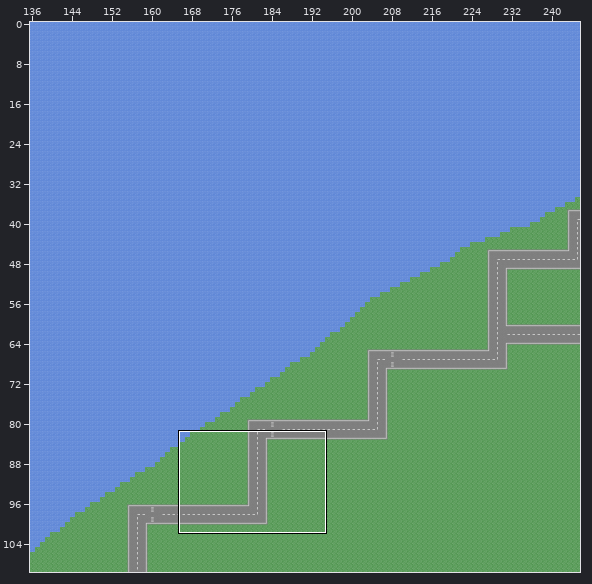
A Tiled map gets an edit: Kungsholmen-android/assets/tilemap/map.tmx. The first picture is a wide view before the edit; the outline marks the close-up.
Close-up. Earlier state:
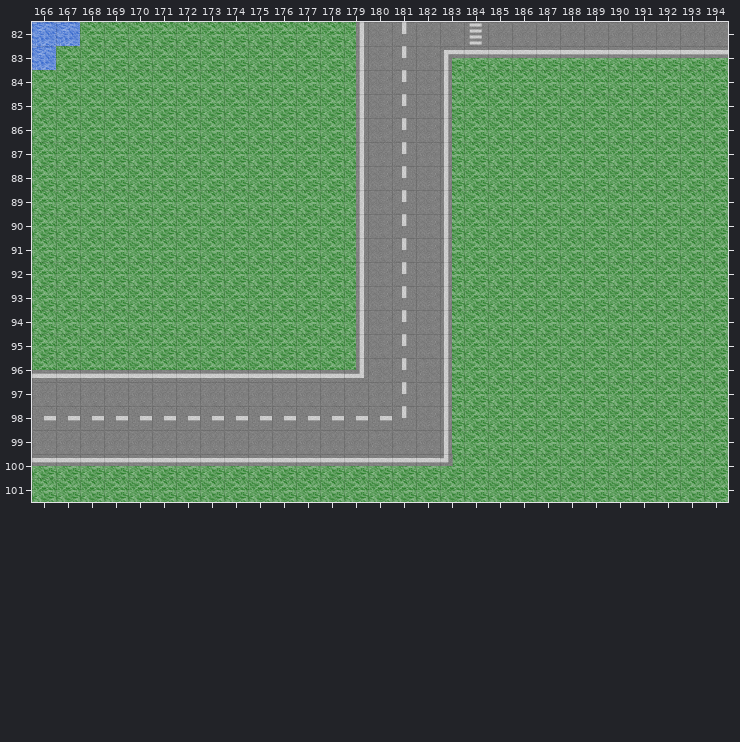
Cells are 64x64 px. Shown: x 166..194, y 82..101. The commit also changed other parts of the map, which this record leaves out. Tiles whose own drawing changed are shown in their newer look in all pictures.
After the commit:
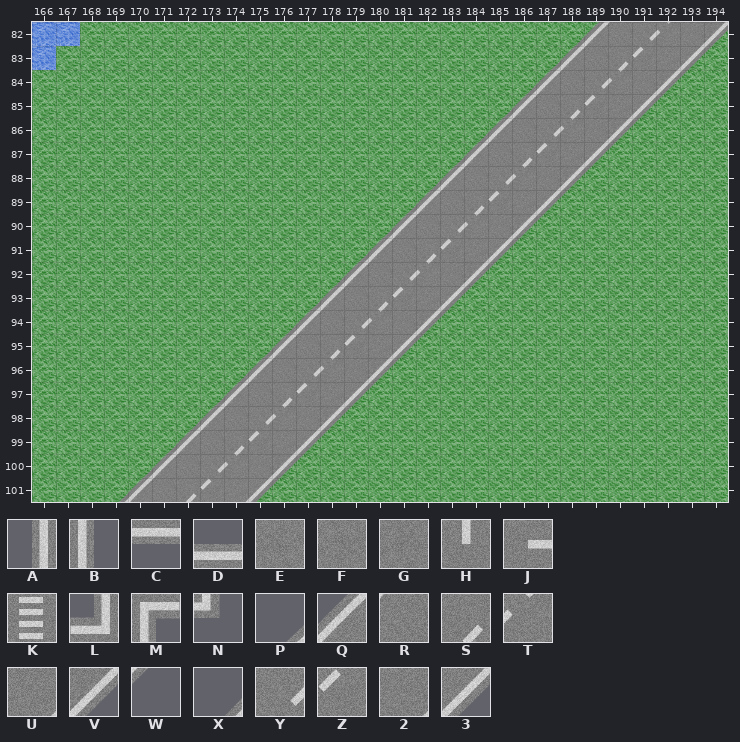
Key: from "highway": A 0, B 0 turned 180, C 0 turned 270, D 0 turned 90, E 1, F 1 turned 180, G 1 turned 90, H 2, J 2 turned 90, K 4 turned 90, L 18, M 18 turned 180, N 19; from "roads-45": P 28 turned 90, Q 29 turned 90, R 30 turned 90, S 31 turned 90, T 32 turned 90, U 33 turned 90, V 34 turned 90, W 35 turned 90, X 38 turned 90, Y 41 turned 90, Z 42 turned 90, 2 43 turned 90, 3 44 turned 90.
_ is an empty cell.
Change:
{"where": "layer \"roads1\""}
{"y":82,"x":179,"old":"AEHGEKGGGGG","new":"_________XQ"}
{"y":82,"x":191,"old":"GG","new":"YT"}
{"y":82,"x":194,"old":"G","new":"V"}
{"y":83,"x":179,"old":"AEHEMCCCCCCCCCCC","new":"________PQRSZU3W"}
{"y":84,"x":179,"old":"AEHEB","new":"_____"}
{"y":84,"x":186,"old":"________","new":"XQRYT2VW"}
{"y":85,"x":179,"old":"AEHEB","new":"_____"}
{"y":85,"x":185,"old":"________","new":"PQRSZU3W"}
{"y":86,"x":179,"old":"AEHEB________","new":"_____XQRYT2VW"}
{"y":87,"x":179,"old":"AGHGB_______","new":"____PQRSZU3W"}
{"y":88,"x":179,"old":"AEHEB______","new":"___XQRYT2VW"}
{"y":89,"x":179,"old":"AEHEB_____","new":"__PQRSZU3W"}
{"y":90,"x":179,"old":"AEH","new":"_PQ"}
{"y":90,"x":183,"old":"B____","new":"YT2VW"}
{"y":91,"x":179,"old":"AEHEB___","new":"PQRSZU3W"}
{"y":92,"x":178,"old":"_A","new":"XQ"}
{"y":92,"x":181,"old":"HEB__","new":"YT2VW"}
{"y":93,"x":177,"old":"__AEH","new":"PQRSZ"}
{"y":93,"x":183,"old":"B_","new":"3W"}
{"y":94,"x":176,"old":"___AEHEB","new":"XQRYT2VW"}
{"y":95,"x":175,"old":"____A","new":"PQRSZ"}
{"y":95,"x":181,"old":"HEB","new":"3W_"}
{"y":96,"x":166,"old":"DDDDDDDDDDDDDLFHFB","new":"________XQRYT2VW__"}
{"y":97,"x":166,"old":"GGGGGGGGG","new":"_______PQ"}
{"y":97,"x":176,"old":"GG","new":"SZ"}
{"y":97,"x":179,"old":"GGHGB","new":"3W___"}
{"y":98,"x":166,"old":"JJJJJJJJJJJJJJJHEB","new":"______XQRYT2VW____"}
{"y":99,"x":166,"old":"GGGGGGG","new":"_____PQ"}
{"y":99,"x":174,"old":"GG","new":"SZ"}
{"y":99,"x":177,"old":"GGGFGGB","new":"3W_____"}
{"y":100,"x":166,"old":"CCCCCCCCCCCCCCCCCN","new":"____PQRYT2VW______"}
{"y":101,"x":169,"old":"________","new":"PQRSZU3W"}
{"label":"changed","picture_box":[32,22,728,502]}
